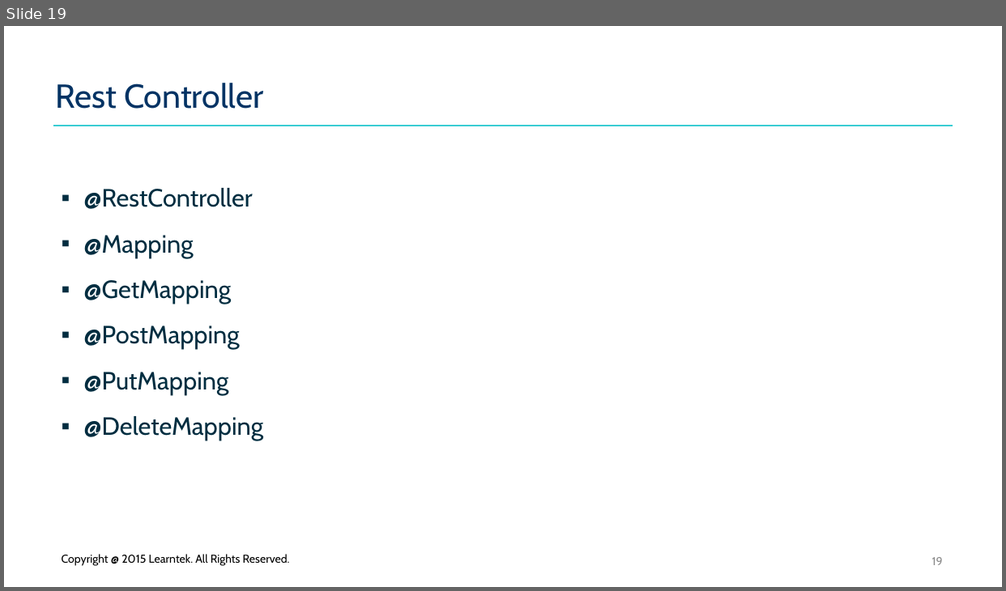
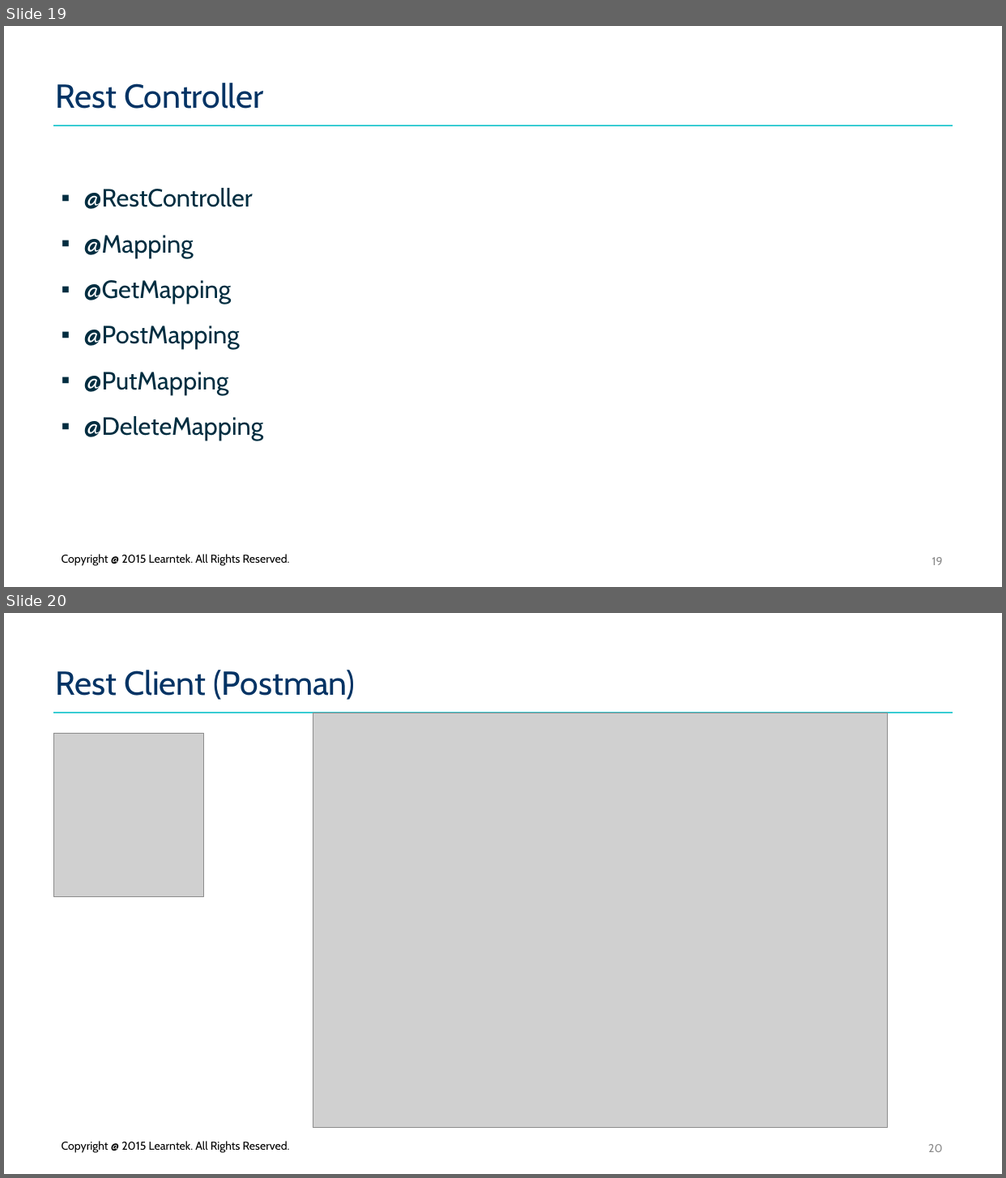
Before and after one commit to santoshkar/SpringBoot, a slide deck: Presentations/Part-11-Spring Boot.pptx. Shown one above the other, each under a label of ours: slide 19 before the commit, slides 19 and 20 after it. The pictures are 1006x591 and 1006x1178 pixels, drawn with LibreOffice and Linux fonts; fonts in the diff are those of the drawing; grey boxes stand for pictures; background and template pictures are left out. Boxes give left, top, right and bottom in pixels: in the first picture for what was removed or moved away, otherwise in the second. Text is boxed around its words. In the diff, an @@ line names an element or a change of style, - is before the commit and + after.

Commit message:
Added postman

```diff
--- a/Presentations/Part-11-Spring Boot.pptx
+++ b/Presentations/Part-11-Spring Boot.pptx
@@ slide 20 added at bbox=[4, 613, 1002, 1174], background #FFFFFF; not listed: 1 template element that a slide beside it also shows @@
@@ title added at bbox=[55, 670, 356, 700], 32 pt, text #033364 @@
+Rest Client (Postman)
@@ picture added at bbox=[54, 734, 204, 897] @@
@@ picture added at bbox=[313, 713, 888, 1127] @@
@@ text added at bbox=[62, 1141, 290, 1152], 11 pt, text #000000 @@
+Copyright @ 2015 Learntek. All Rights Reserved.
@@ page number added at bbox=[928, 1144, 942, 1152], 11 pt, text #8C8C8C @@
+20
```
